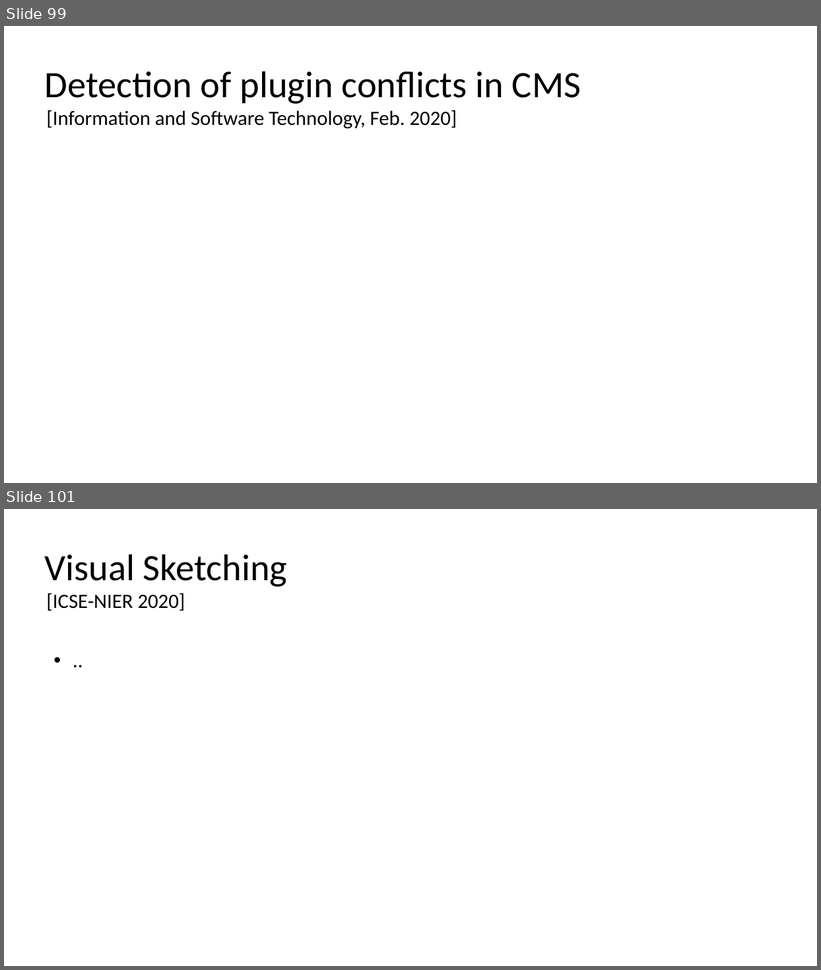
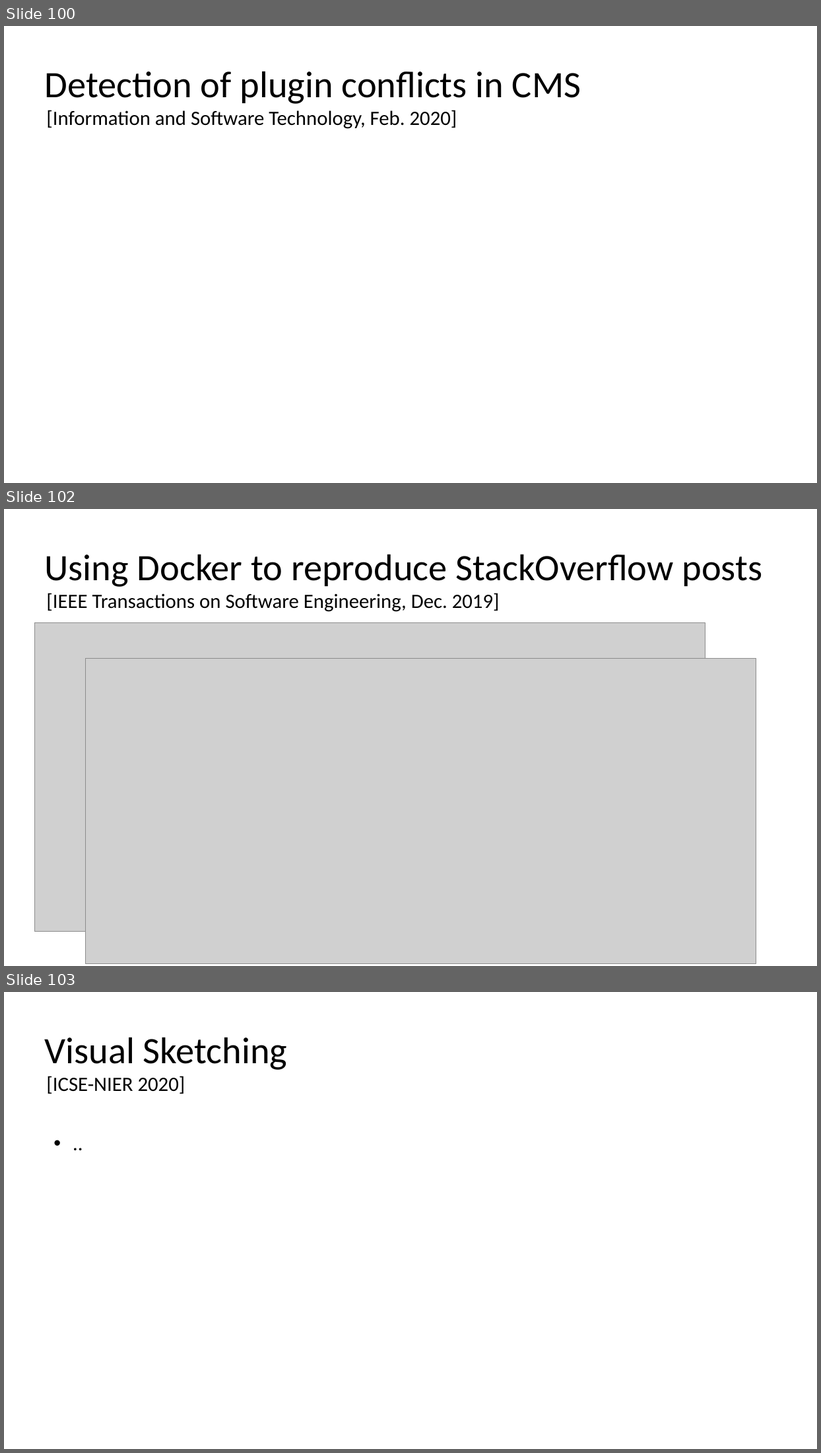
Before and after one commit to damorim/testing-cin-minicourse, a slide deck: testing-minicourse.pptx. Shown one above the other, each under a label of ours: slides 99 and 101 before the commit, slides 100, 102 and 103 after it; the slides between them are not shown. The pictures are 821x970 and 821x1453 pixels, drawn with LibreOffice and Linux fonts; fonts in the diff are those of the drawing; grey boxes stand for pictures. Boxes give left, top, right and bottom in pixels: in the first picture for what was removed or moved away, otherwise in the second. Text is boxed around its words. In the diff, an @@ line names an element or a change of style, - is before the commit and + after.

```diff
--- a/testing-minicourse.pptx
+++ b/testing-minicourse.pptx
@@ slide 102 added at box(4, 509, 817, 966), background #FFFFFF @@
@@ title added at box(45, 554, 763, 587), 44 pt, text #000000 @@
+Using Docker to reproduce StackOverflow posts
@@ text added at box(46, 593, 500, 612), 24 pt, text #000000 @@
+[IEEE Transactions on Software Engineering, Dec. 2019]
@@ picture added at box(34, 623, 706, 931) @@
@@ picture added at box(85, 658, 756, 964) @@
@@ what was slide 99 is now slide 100 @@
@@ what was slide 101 is now slide 103 @@
```
Also in this commit, not shown: 5 slides changed, 2 other slides added, 1 slide removed, 1 other file.
